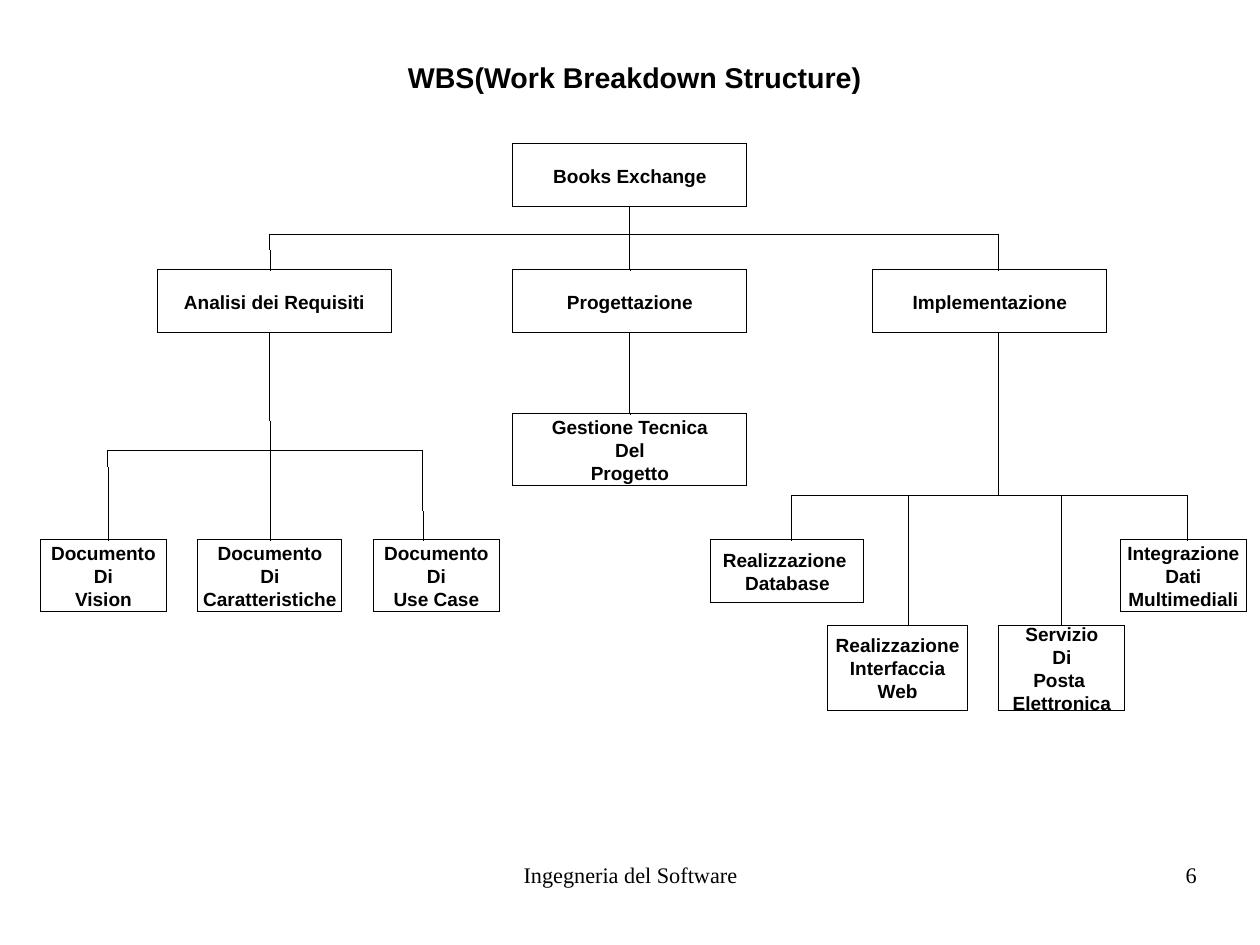
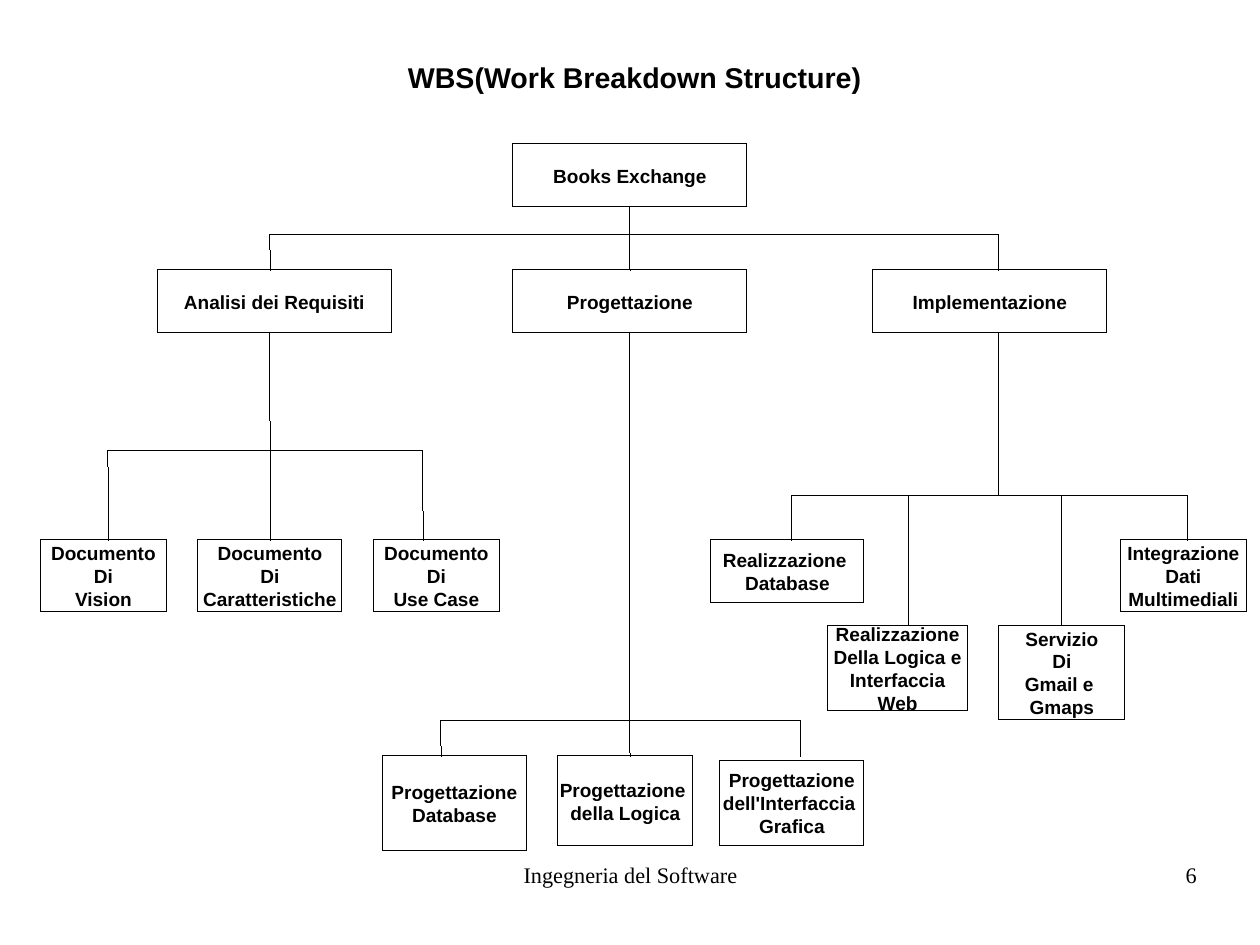
Before and after one commit to ITicks/BookExchange, a slide deck: slide 6 of Documentazione/presentazione/presentazione.odp. Drawn at 1260x945 pixels with LibreOffice and Linux fonts; fonts in the diff are those of the drawing. Boxes give left, top, right and bottom in pixels: in the first picture for what was removed or moved away, otherwise in the second. Text is boxed around its words. In the diff, an @@ line names an element or a change of style, - is before the commit and + after.

```diff
--- a/Documentazione/presentazione/presentazione.odp
+++ b/Documentazione/presentazione/presentazione.odp
@@ line added from (630, 333) to (630, 756), #000000 0 pt @@
@@ rectangle removed at (513,414,748,486) @@
-Gestione Tecnica
-Del
-Progetto
@@ rectangle "Servizio": place and size @@
-rectangle "Servizio" at (999,625,1125,711)
+rectangle "Servizio" at (999,625,1125,720)
@@ text in rectangle at (834,650,962,668): paragraph added @@
+Della Logica e
@@ text in rectangle at (1025,677,1094,718): text changed @@
-Posta
-Elettronica
+Gmail e
+Gmaps
@@ line added from (441, 720) to (802, 720), #000000 0 pt @@
@@ line added from (441, 720) to (441, 756), #000000 0 pt @@
@@ line added from (802, 720) to (802, 756), #000000 0 pt @@
@@ rectangle added at (383,756,527,851), fill #FFFFFF, outline #000000 0 pt, 12 pt, text #000000, bold @@
+Progettazione
+Database
@@ rectangle added at (558,756,693,846), fill #FFFFFF, outline #000000 0 pt, 12 pt, text #000000, bold @@
+Progettazione
+della Logica
@@ rectangle added at (720,760,864,846), fill #FFFFFF, outline #000000 0 pt, 12 pt, text #000000, bold @@
+Progettazione
+dell'Interfaccia
+Grafica
```
Also in this commit, not shown: 3 other slides changed, 7 other files.
